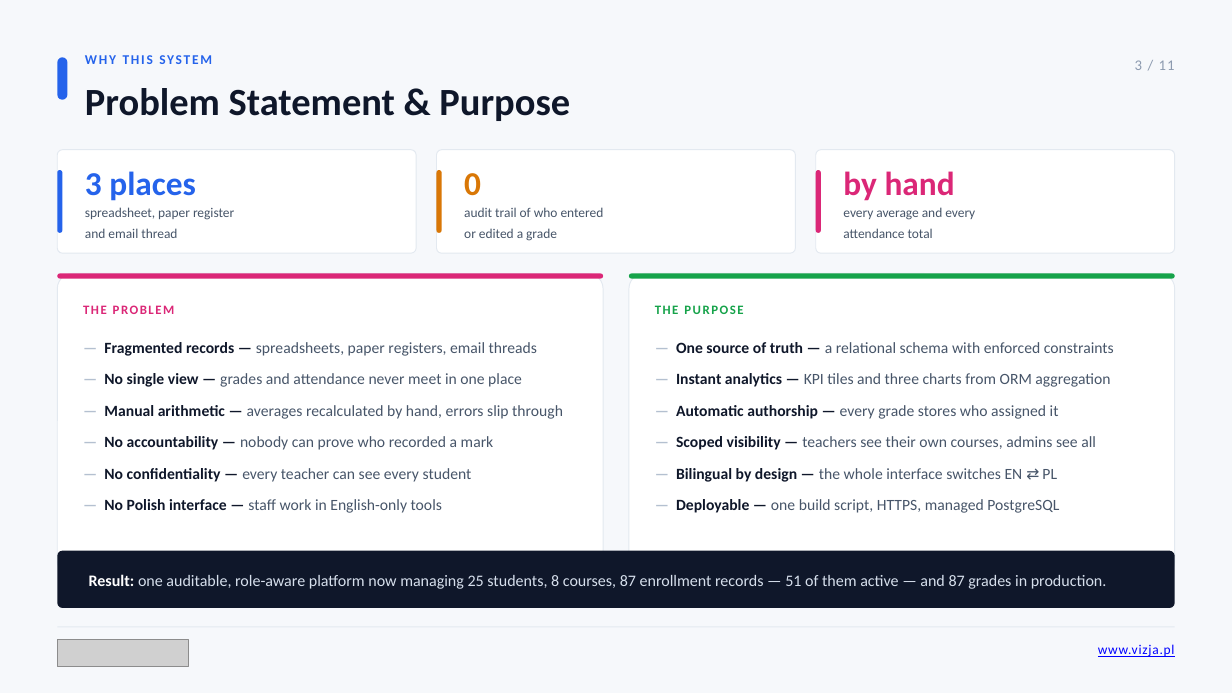
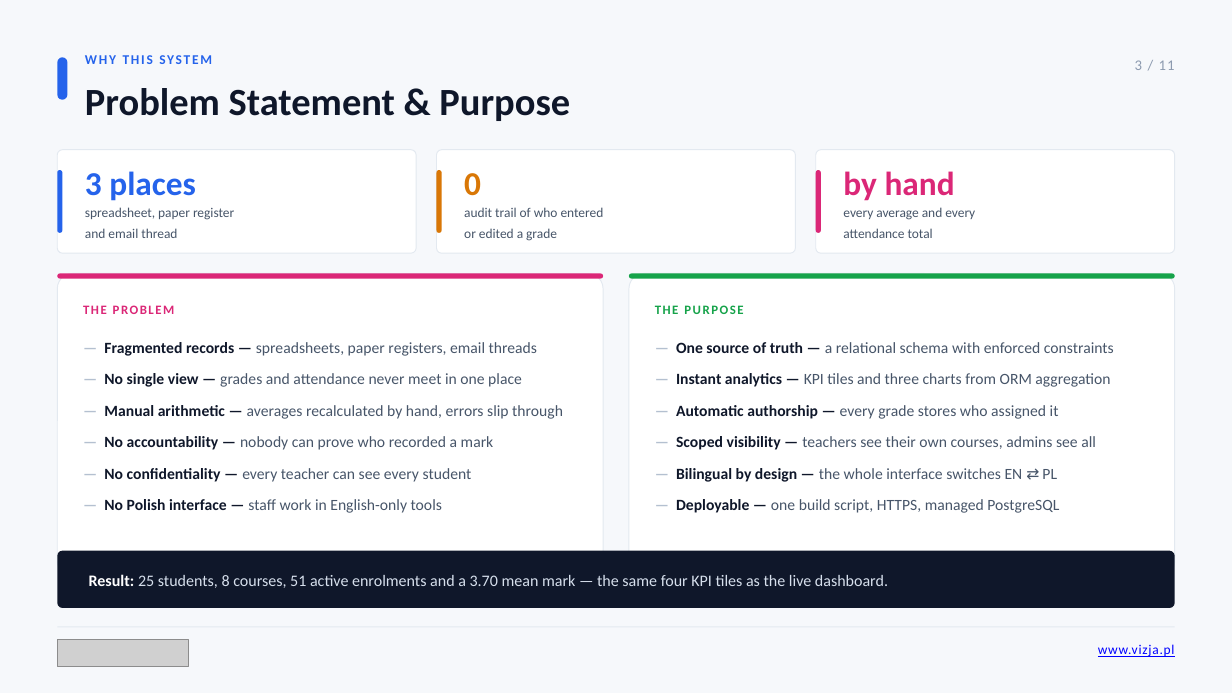
Before and after one commit to maksym671/Diploma-Project-SMS-Management-System, a slide deck: slide 3 of Maksym_Shpak_Diploma_Presentation.pptx. Drawn at 1232x693 pixels with LibreOffice and Linux fonts; fonts in the diff are those of the drawing; grey boxes stand for pictures. Boxes give left, top, right and bottom in pixels: in the first picture for what was removed or moved away, otherwise in the second. Text is boxed around its words. In the diff, an @@ line names an element or a change of style, - is before the commit and + after.

Commit message:
Point the defence tiles at the live dashboard KPIs.

```diff
--- a/Maksym_Shpak_Diploma_Presentation.pptx
+++ b/Maksym_Shpak_Diploma_Presentation.pptx
@@ text at [89,574,888,588]: text changed @@
-Result: one auditable, role-aware platform now managing 25 students, 8 courses, 87 enrollment records — 51 of them active — and 87 grades in production.
+Result: 25 students, 8 courses, 51 active enrolments and a 3.70 mean mark — the same four KPI tiles as the live dashboard.
```
Also in this commit, not shown: 3 other slides changed, 1 other file.
